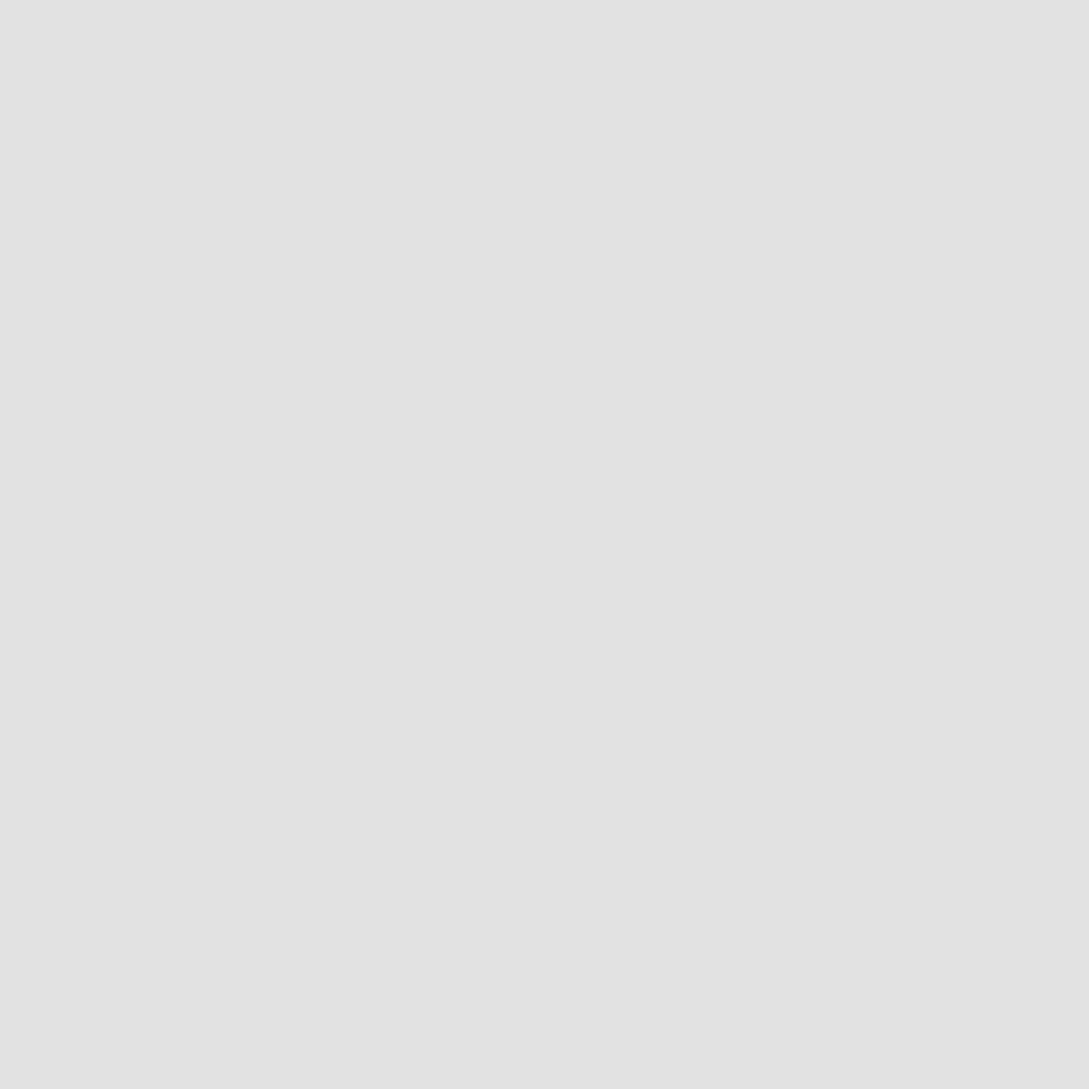
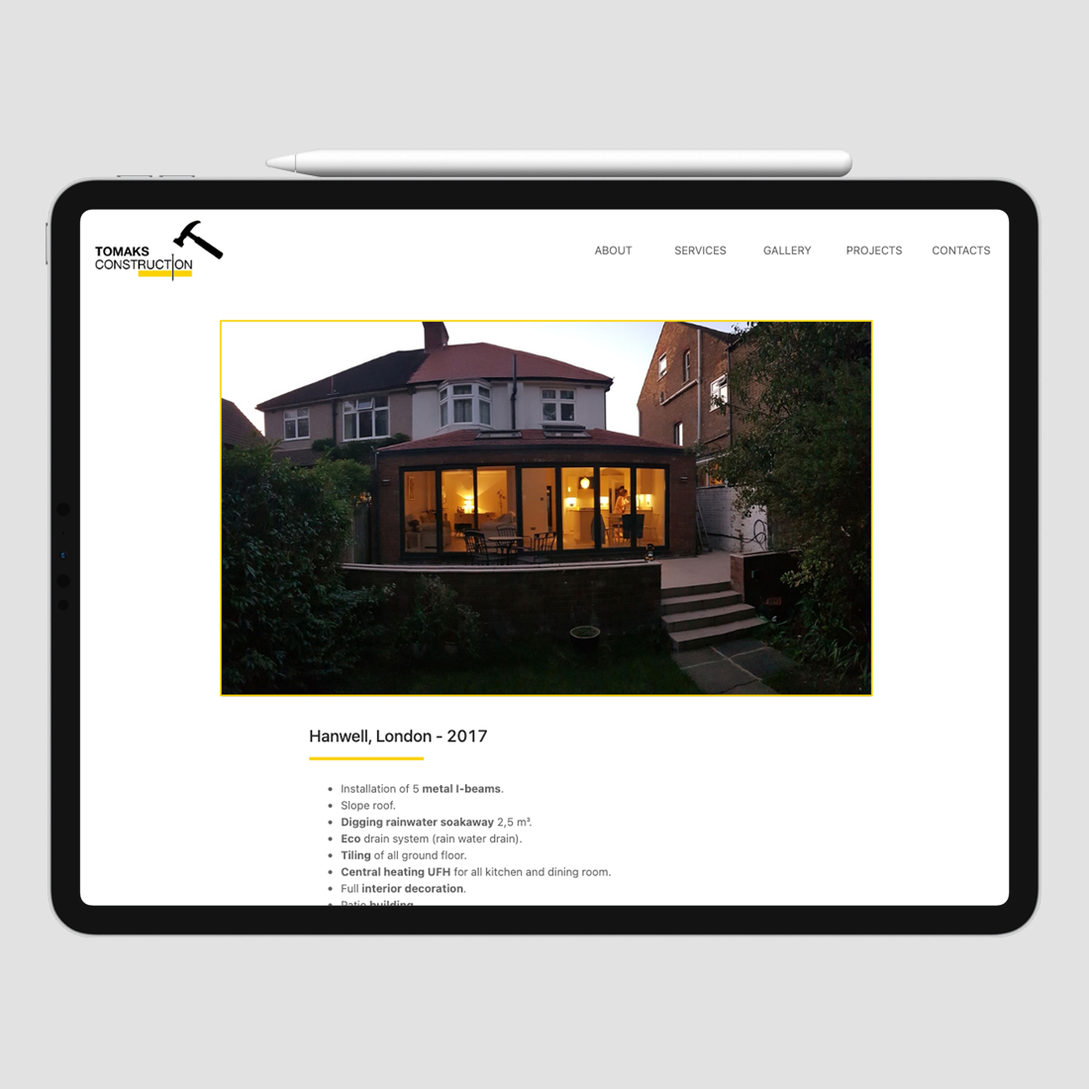
Revision of a layered 1089 x 1089 image; what changed, layer by layer:
added layer "Layer 3" above "Layer 1" over [45, 148, 1042, 938]
